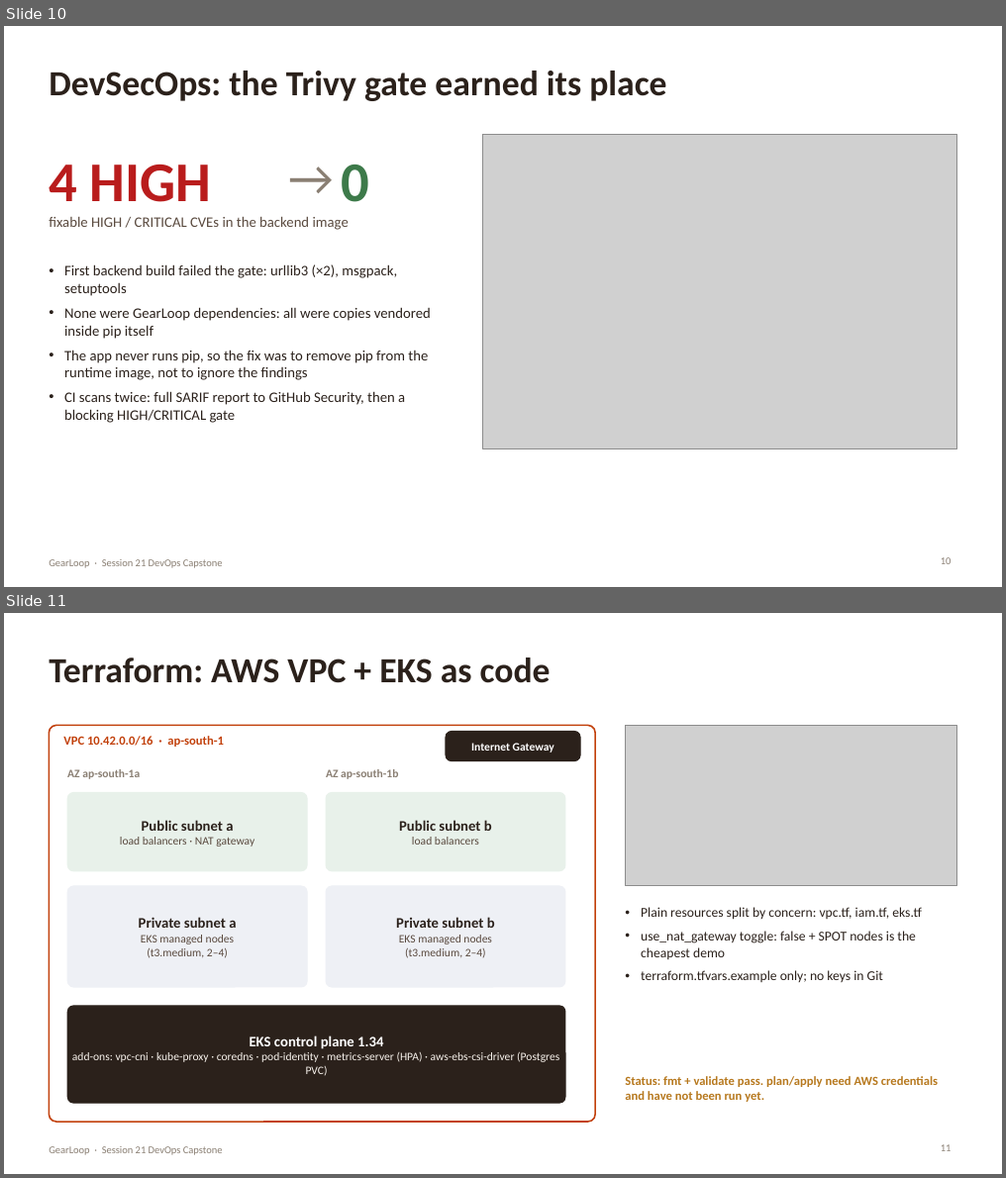
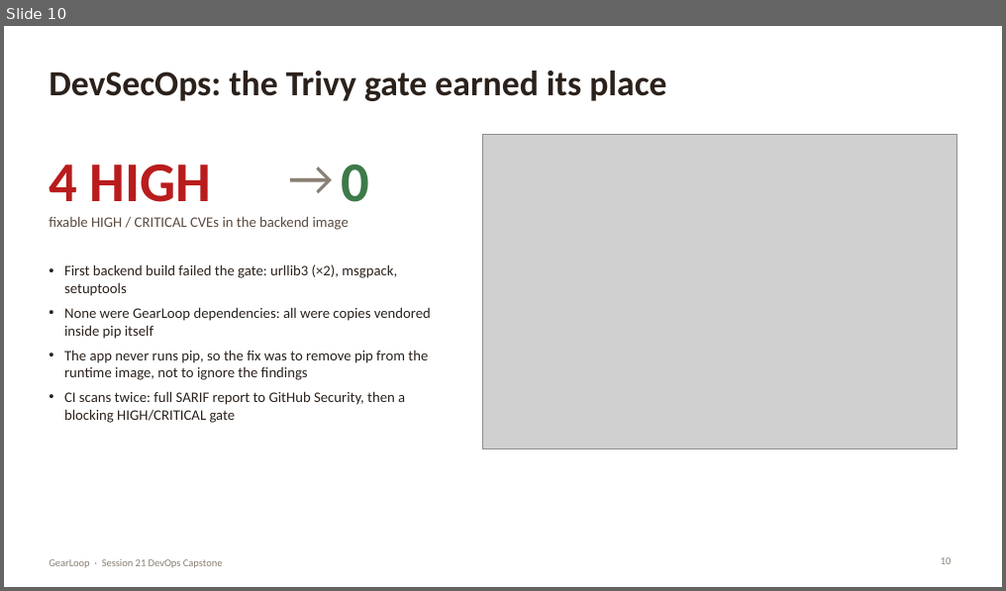
Before and after one commit to aastik-gg/DevOps_Project, a slide deck: presentation/GearLoop-Capstone.pptx. Shown one above the other, each under a label of ours: slides 10 and 11 before the commit, slide 10 after it. The pictures are 1006x1178 and 1006x591 pixels, drawn with LibreOffice and Linux fonts; fonts in the diff are those of the drawing; grey boxes stand for pictures. Boxes give left, top, right and bottom in pixels: in the first picture for what was removed or moved away, otherwise in the second. Text is boxed around its words. In the diff, an @@ line names an element or a change of style, - is before the commit and + after.

Commit message:
docs: update deck for local Terraform (plan/apply/destroy on minikube)

```diff
--- a/presentation/GearLoop-Capstone.pptx
+++ b/presentation/GearLoop-Capstone.pptx
@@ slide 11 removed at bbox=[4, 613, 1002, 1174], background #FFFFFF; not listed: 1 template element that a slide beside it also shows @@
@@ title removed at bbox=[49, 658, 550, 683] @@
-Terraform: AWS VPC + EKS as code
@@ rounded rectangle removed at bbox=[49, 725, 595, 1122] @@
@@ rounded rectangle removed at bbox=[446, 731, 580, 761] @@
@@ picture removed at bbox=[626, 725, 957, 885] @@
@@ text removed at bbox=[63, 736, 224, 747] @@
-VPC 10.42.0.0/16 · ap-south-1
@@ text removed at bbox=[471, 743, 554, 753] @@
-Internet Gateway
@@ text removed at bbox=[67, 769, 140, 779] @@
-AZ ap-south-1a
@@ text removed at bbox=[326, 769, 398, 779] @@
-AZ ap-south-1b
@@ rounded rectangle removed at bbox=[67, 792, 307, 871] @@
@@ text removed at bbox=[120, 820, 254, 847] @@
-Public subnet a
-load balancers · NAT gateway
@@ rounded rectangle removed at bbox=[326, 792, 565, 871] @@
@@ text removed at bbox=[399, 820, 492, 845] @@
-Public subnet b
-load balancers
@@ rounded rectangle removed at bbox=[67, 886, 307, 987] @@
@@ rounded rectangle removed at bbox=[326, 886, 565, 987] @@
@@ text removed at bbox=[641, 907, 922, 982] @@
-• Plain resources split by concern: vpc.tf, iam.tf, eks.tf
-• use_nat_gateway toggle: false + SPOT nodes is the cheapest demo
-• terraform.tfvars.example only; no keys in Git
@@ text removed at bbox=[139, 917, 236, 959] @@
-Private subnet a
-EKS managed nodes
-(t3.medium, 2–4)
@@ text removed at bbox=[396, 917, 495, 959] @@
-Private subnet b
-EKS managed nodes
-(t3.medium, 2–4)
@@ rounded rectangle removed at bbox=[67, 1006, 565, 1103] @@
@@ text removed at bbox=[72, 1036, 559, 1075] @@
-EKS control plane 1.34
-add-ons: vpc-cni · kube-proxy · coredns · pod-identity · metrics-server (HPA) · aws-ebs-csi-driver (Postgres PVC)
@@ text removed at bbox=[625, 1076, 938, 1102] @@
-Status: fmt + validate pass. plan/apply need AWS credentials and have not been run yet.
@@ page number removed at bbox=[941, 1145, 951, 1152] @@
-11
```
Also in this commit, not shown: 4 slides changed, 1 slide added.
